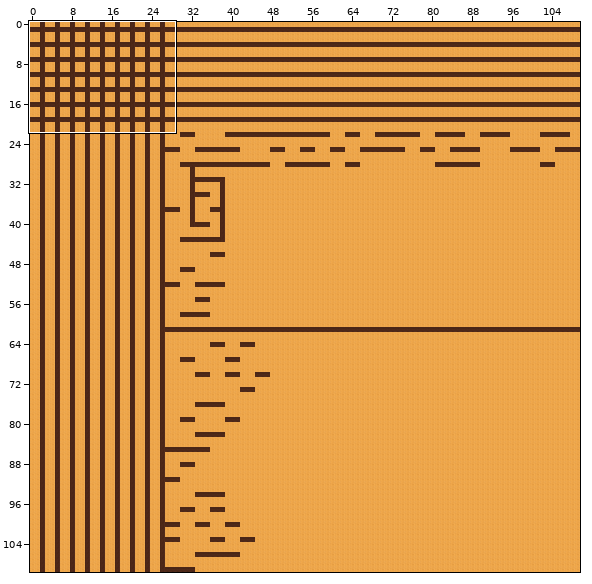
Level history. Tiled map: P1 - CC - Corea Concurso/Art + Sprites/Mapa tiled estantería/estantería.tmx. The picture above shows the old version from afar; the outline marks the close-up.
Close-up. Earlier state:
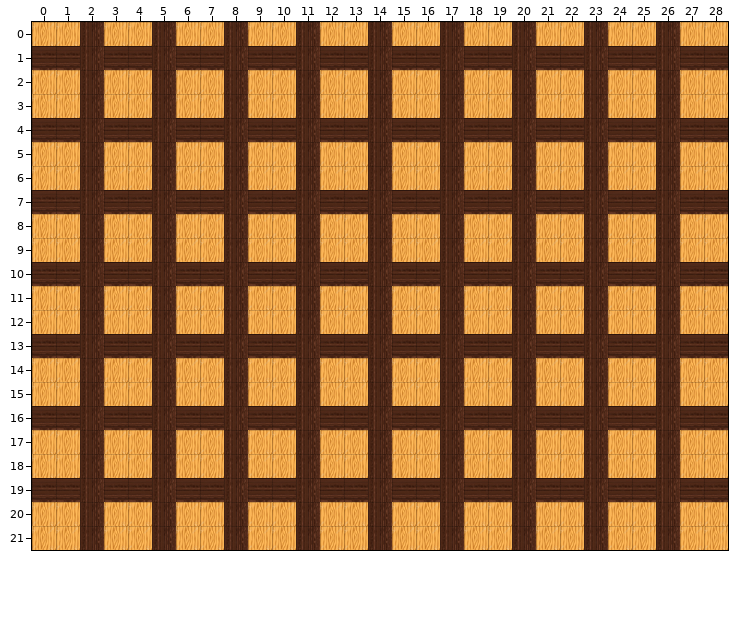
Cells are 32x32 px. Shown: x 0..28, y 0..21. The commit also changed other parts of the map, which this record leaves out.
The result:
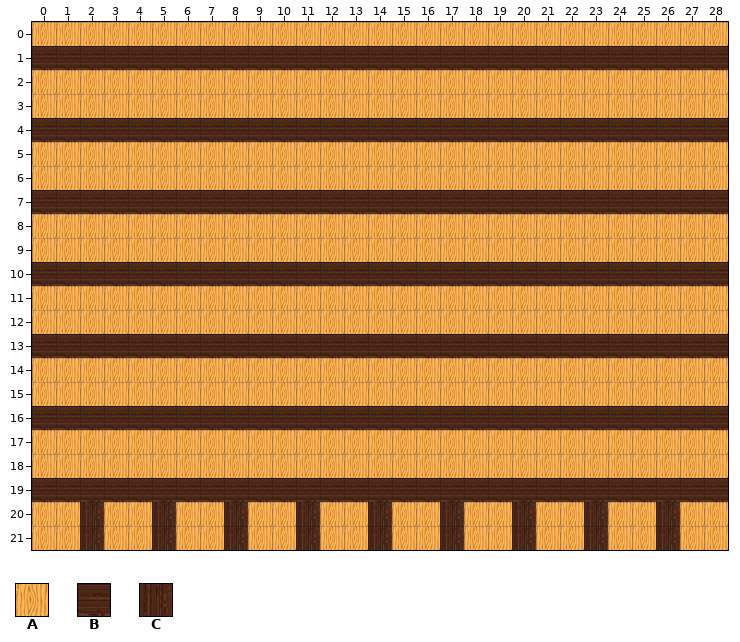
Key: from "MF": A 0; from "MHC": B 0; from "MVC": C 0.
_ is an empty cell.
Diff:
Layer "fondo":
y 0: x 2 C -> A; x 5 C -> A; x 8 C -> A; x 11 C -> A; x 14 C -> A; x 17 C -> A; x 20 C -> A; x 23 C -> A; x 26 C -> A
y 1: x 2 C -> B; x 5 C -> B; x 8 C -> B; x 11 C -> B; x 14 C -> B; x 17 C -> B; x 20 C -> B; x 23 C -> B; x 26 C -> B
y 2..3: x 2 C -> A; x 5 C -> A; x 8 C -> A; x 11 C -> A; x 14 C -> A; x 17 C -> A; x 20 C -> A; x 23 C -> A; x 26 C -> A
y 4: x 2 C -> B; x 5 C -> B; x 8 C -> B; x 11 C -> B; x 14 C -> B; x 17 C -> B; x 20 C -> B; x 23 C -> B; x 26 C -> B
y 5..6: x 2 C -> A; x 5 C -> A; x 8 C -> A; x 11 C -> A; x 14 C -> A; x 17 C -> A; x 20 C -> A; x 23 C -> A; x 26 C -> A
y 7: x 2 C -> B; x 5 C -> B; x 8 C -> B; x 11 C -> B; x 14 C -> B; x 17 C -> B; x 20 C -> B; x 23 C -> B; x 26 C -> B
y 8..9: x 2 C -> A; x 5 C -> A; x 8 C -> A; x 11 C -> A; x 14 C -> A; x 17 C -> A; x 20 C -> A; x 23 C -> A; x 26 C -> A
y 10: x 2 C -> B; x 5 C -> B; x 8 C -> B; x 11 C -> B; x 14 C -> B; x 17 C -> B; x 20 C -> B; x 23 C -> B; x 26 C -> B
y 11..12: x 2 C -> A; x 5 C -> A; x 8 C -> A; x 11 C -> A; x 14 C -> A; x 17 C -> A; x 20 C -> A; x 23 C -> A; x 26 C -> A
y 13: x 2 C -> B; x 5 C -> B; x 8 C -> B; x 11 C -> B; x 14 C -> B; x 17 C -> B; x 20 C -> B; x 23 C -> B; x 26 C -> B
y 14..15: x 2 C -> A; x 5 C -> A; x 8 C -> A; x 11 C -> A; x 14 C -> A; x 17 C -> A; x 20 C -> A; x 23 C -> A; x 26 C -> A
y 16: x 2 C -> B; x 5 C -> B; x 8 C -> B; x 11 C -> B; x 14 C -> B; x 17 C -> B; x 20 C -> B; x 23 C -> B; x 26 C -> B
y 17..18: x 2 C -> A; x 5 C -> A; x 8 C -> A; x 11 C -> A; x 14 C -> A; x 17 C -> A; x 20 C -> A; x 23 C -> A; x 26 C -> A
y 19: x 2 C -> B; x 5 C -> B; x 8 C -> B; x 11 C -> B; x 14 C -> B; x 17 C -> B; x 20 C -> B; x 23 C -> B; x 26 C -> B
